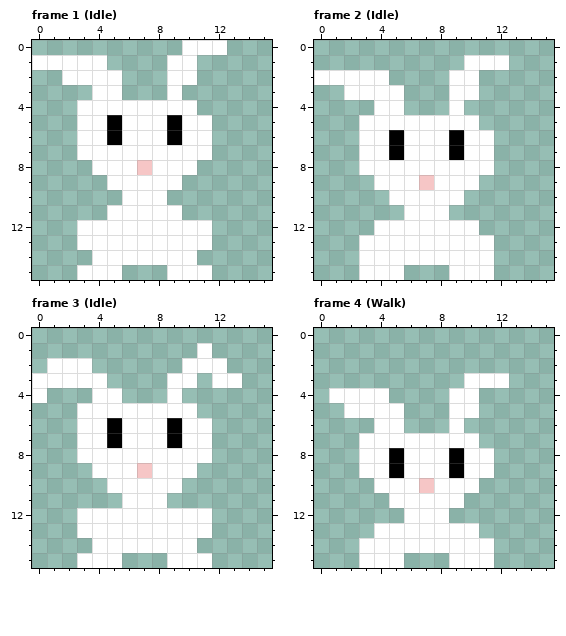
Two states of a pixel-art file, public/bunny.aseprite. The picture above is the old version.
16x16 pixels, 10 frames. Shown: frame 1 (Idle), frame 2 (Idle), frame 3 (Idle), frame 4 (Walk). The commit also changed other frames, which this record leaves out.
After:
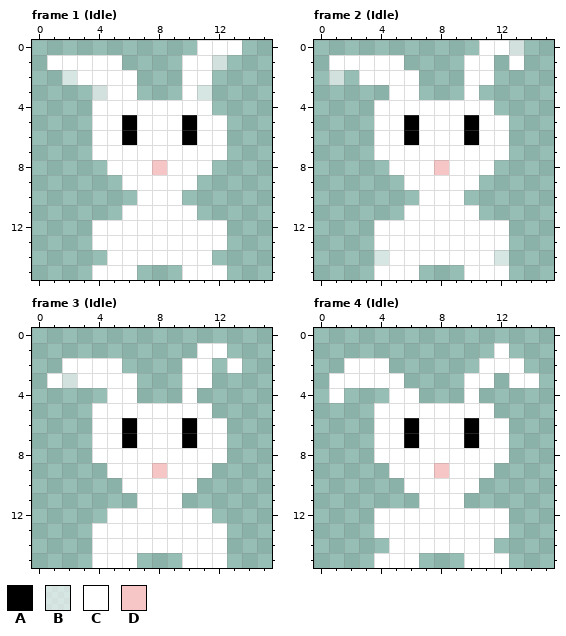
Palette (. is transparent): A #000000  B #ffffff9c  C #ffffff  D #f6c6c6
The edit:
--- frame 1 (Idle)
@@ x 0..15 @@
- 0 ..........CCC...
- 1 CCCCC....CC.....
- 2 ..CCCC...CC.....
- 3 ....CC...C......
- 4 ...CCCCCCCC.....
- 5 ...CCACCCACC....
- 6 ...CCACCCACC....
- 7 ...CCCCCCCCC....
- 8 ....CCCDCCC.....
- 9 .....CCCCC......
-10 ......CCC.......
-11 .....CCCCC......
-12 ...CCCCCCCCC....
-13 ...CCCCCCCCC....
-14 ....CCCCCCC.....
-15 ...CCC...CCC....
+ 0 ...........CCC..
+ 1 .CCCCC....CCB...
+ 2 ..BCCCC...CC....
+ 3 ....BCC...CB....
+ 4 ....CCCCCCCC....
+ 5 ....CCACCCACC...
+ 6 ....CCACCCACC...
+ 7 ....CCCCCCCCC...
+ 8 .....CCCDCCC....
+ 9 ......CCCCC.....
+10 .......CCC......
+11 ......CCCCC.....
+12 ....CCCCCCCCC...
+13 ....CCCCCCCCC...
+14 .....CCCCCCC....
+15 ....CCC...CCC...
--- frame 2 (Idle)
@@ x 0..15 @@
- 0 ................
- 1 ..........CCC...
- 2 CCCCC....CC.....
- 3 ..CCCC...CC.....
- 4 ....CC...C......
- 5 ...CCCCCCCC.....
- 6 ...CCACCCACC....
- 7 ...CCACCCACC....
- 8 ...CCCCCCCCC....
- 9 ....CCCDCCC.....
-10 .....CCCCC......
-11 ......CCC.......
-12 ....CCCCCCC.....
-13 ...CCCCCCCCC....
-14 ...CCCCCCCCC....
-15 ...CCC...CCC....
+ 0 ...........CCB..
+ 1 .CCCCC....CC.C..
+ 2 .B.CCCC...CC....
+ 3 .....CC...C.....
+ 4 ....CCCCCCCC....
+ 5 ....CCACCCACC...
+ 6 ....CCACCCACC...
+ 7 ....CCCCCCCCC...
+ 8 .....CCCDCCC....
+ 9 ......CCCCC.....
+10 .......CCC......
+11 ......CCCCC.....
+12 ....CCCCCCCCC...
+13 ....CCCCCCCCC...
+14 ....BCCCCCCCB...
+15 ....CCC...CCC...
--- frame 3 (Idle)
@@ x 0..15 @@
  0 ................
- 1 ...........C....
- 2 .CCC......CCC...
- 3 CCCCC....CC.CC..
- 4 C...CC...C......
- 5 ...CCCCCCCC.....
- 6 ...CCACCCACC....
- 7 ...CCACCCACC....
- 8 ...CCCCCCCCC....
- 9 ....CCCDCCC.....
-10 .....CCCCC......
-11 ......CCC.......
-12 ...CCCCCCCCC....
-13 ...CCCCCCCCC....
-14 ....CCCCCCC.....
-15 ...CCC...CCC....
+ 1 ...........CC...
+ 2 ..CCCC....CC.C..
+ 3 .CBCCCC...CC....
+ 4 .....CC...C.....
+ 5 ....CCCCCCCC....
+ 6 ....CCACCCACC...
+ 7 ....CCACCCACC...
+ 8 ....CCCCCCCCC...
+ 9 .....CCCDCCC....
+10 ......CCCCC.....
+11 .......CCC......
+12 .....CCCCCCC....
+13 ....CCCCCCCCC...
+14 ....CCCCCCCCC...
+15 ....CCC...CCC...
--- frame 4 (Idle)
@@ x 0..15 @@
  0 ................
- 1 ................
- 2 ................
- 3 ..........CCC...
- 4 .CCCC....CC.....
- 5 ..CCCC...CC.....
- 6 ....CC...C......
- 7 ...CCCCCCCC.....
- 8 ...CCACCCACC....
- 9 ...CCACCCACC....
-10 ....CCCDCCC.....
-11 .....CCCCC......
-12 ......CCC.......
-13 ....CCCCCCC.....
-14 ...CCCCCCCCC....
-15 ...CCC...CCC....
+ 1 ............C...
+ 2 ..CCC......CCC..
+ 3 .CCCCC....CC.CC.
+ 4 .C...CC...C.....
+ 5 ....CCCCCCCC....
+ 6 ....CCACCCACC...
+ 7 ....CCACCCACC...
+ 8 ....CCCCCCCCC...
+ 9 .....CCCDCCC....
+10 ......CCCCC.....
+11 .......CCC......
+12 ....CCCCCCCCC...
+13 ....CCCCCCCCC...
+14 .....CCCCCCC....
+15 ....CCC...CCC...
Where, in picture pixels (left, top, right, bottom), the same in both pictures:
changed: (32, 40, 242, 280)
changed: (314, 40, 524, 280)
changed: (32, 343, 242, 568)
changed: (329, 343, 539, 568)
